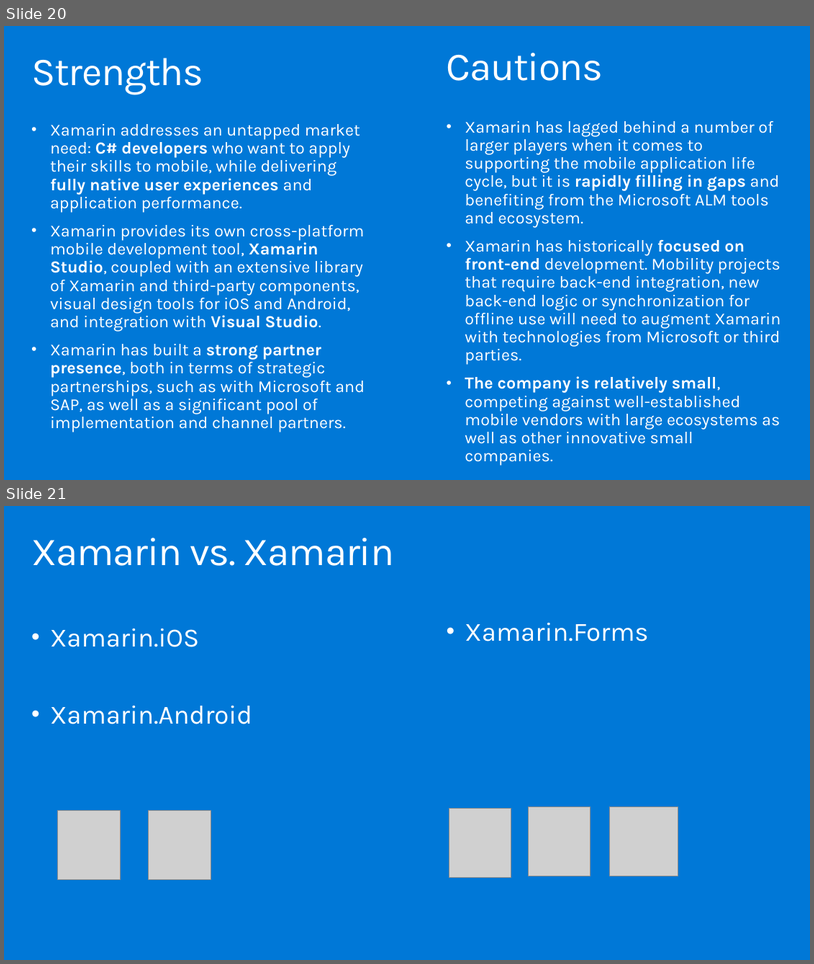
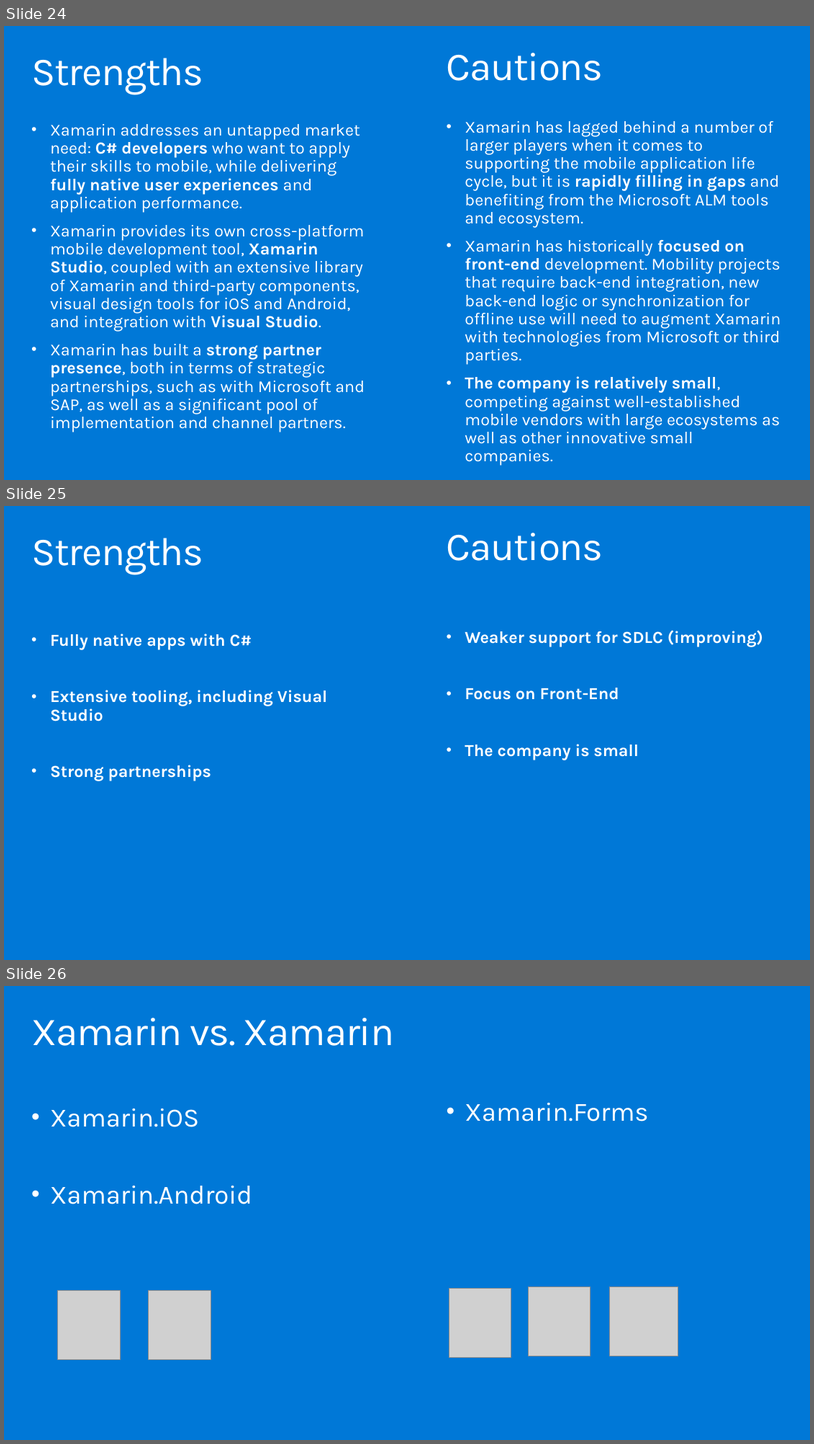
Before and after one commit to cledotnet/Xamarin.Forms, a slide deck: doc/Cross-Platform with Xamarin.pptx. Shown one above the other, each under a label of ours: slides 20 and 21 before the commit, slides 24, 25 and 26 after it. The pictures are 814x964 and 814x1444 pixels, drawn with LibreOffice and Linux fonts; fonts in the diff are those of the drawing; grey boxes stand for pictures; background and template pictures are left out. Boxes give left, top, right and bottom in pixels: in the first picture for what was removed or moved away, otherwise in the second. Text is boxed around its words. In the diff, an @@ line names an element or a change of style, - is before the commit and + after.

```diff
--- a/doc/Cross-Platform with Xamarin.pptx
+++ b/doc/Cross-Platform with Xamarin.pptx
@@ slide 25 added at box(4, 506, 810, 960), background #0078D7 @@
@@ title added at box(31, 538, 203, 575), 47 pt, text #FFFFFF @@
+Strengths
@@ text added at box(447, 533, 604, 561), 47 pt, text #FFFFFF @@
+Cautions
@@ text added at box(50, 633, 327, 780), 20 pt, text #FFFFFF, bold @@
+• Fully native apps with C#
+• Extensive tooling, including Visual Studio
+• Strong partnerships
@@ text added at box(465, 630, 764, 759), 20 pt, text #FFFFFF, bold @@
+• Weaker support for SDLC (improving)
+• Focus on Front-End
+• The company is small
@@ what was slide 20 is now slide 24 @@
@@ what was slide 21 is now slide 26 @@
```
Also in this commit, not shown: 3 slides changed, 4 other slides added, 1 other file.
